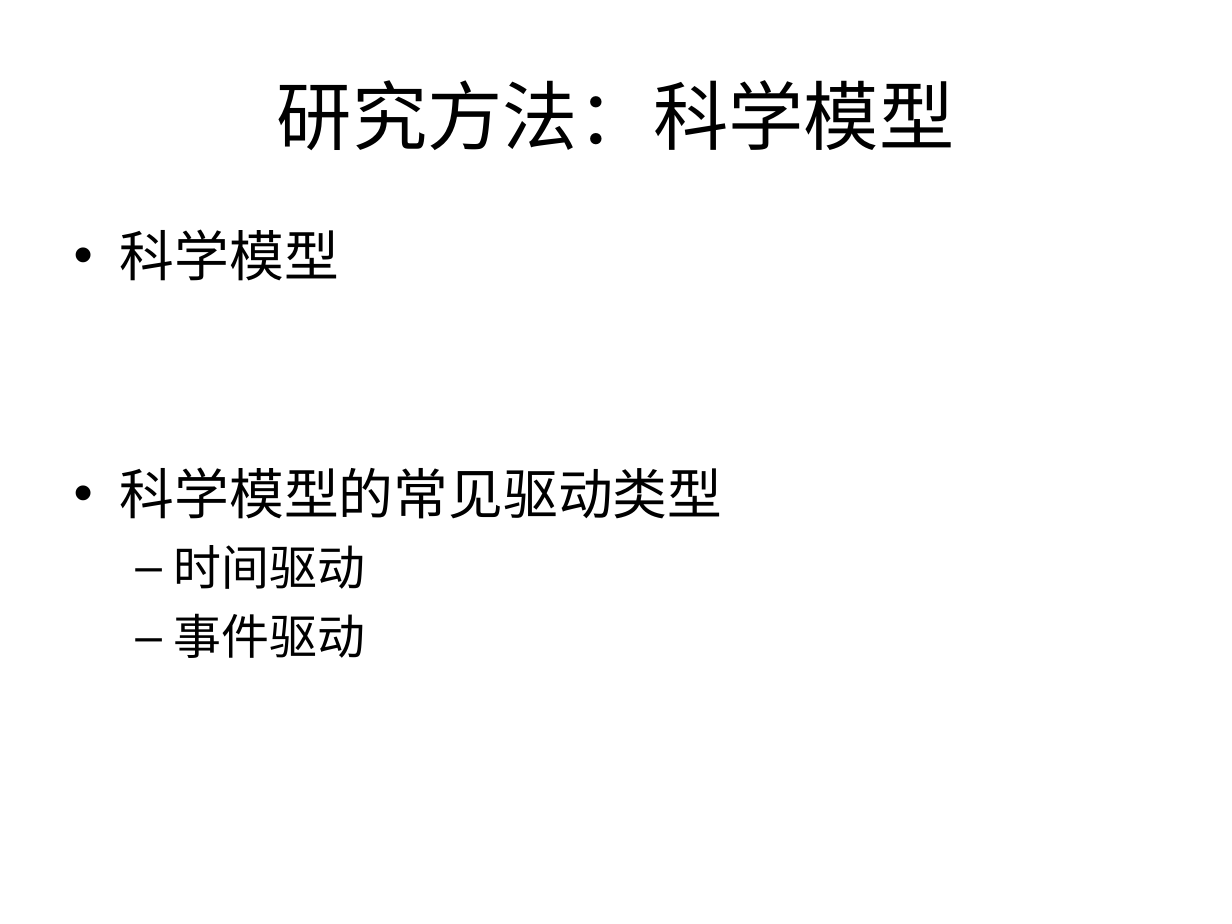
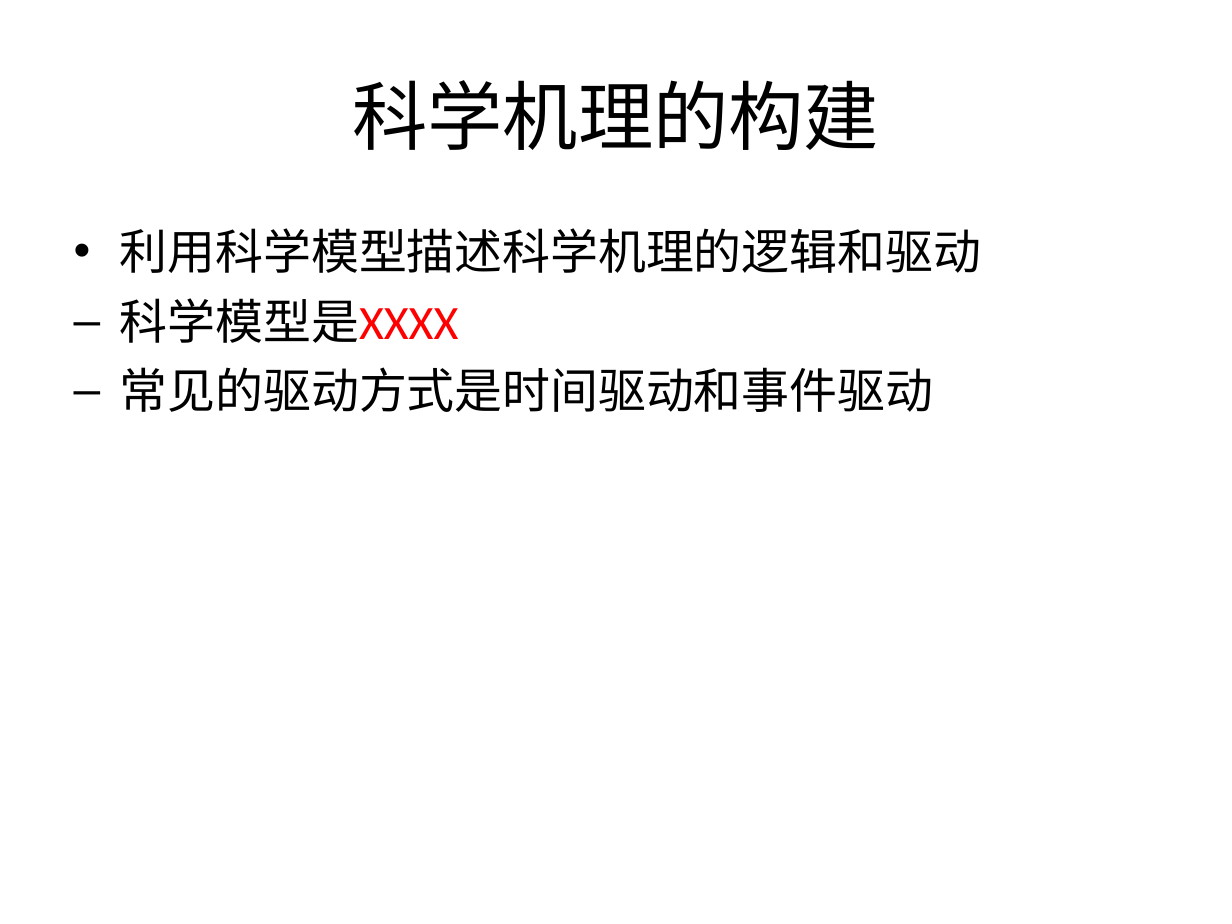
Before and after one commit to Nookleptia/qianmen3d, a slide deck: slide 17 of 毕设文件/毕设提纲.ppt (slide 15 before the commit). Drawn at 1232x924 pixels with LibreOffice and Linux fonts; fonts in the diff are those of the drawing. Boxes give left, top, right and bottom in pixels: in the first picture for what was removed or moved away, otherwise in the second. Text is boxed around its words. In the diff, an @@ line names an element or a change of style, - is before the commit and + after.

```diff
--- a/毕设文件/毕设提纲.ppt
+++ b/毕设文件/毕设提纲.ppt
@@ title at [352,80,879,150]: text changed @@
-研究方法：科学模型
+科学机理的构建
@@ text at [120,228,981,412]: text changed; size 32 to 28 pt @@
-• 科学模型
-• 科学模型的常见驱动类型
-  – 时间驱动
-  – 事件驱动
+  • 利用科学模型描述科学机理的逻辑和驱动
+  – 科学模型是XXXX
+  – 常见的驱动方式是时间驱动和事件驱动
```
Also in this commit, not shown: 26 other slides changed, 9 slides added, 6 slides removed, 2 other files.
